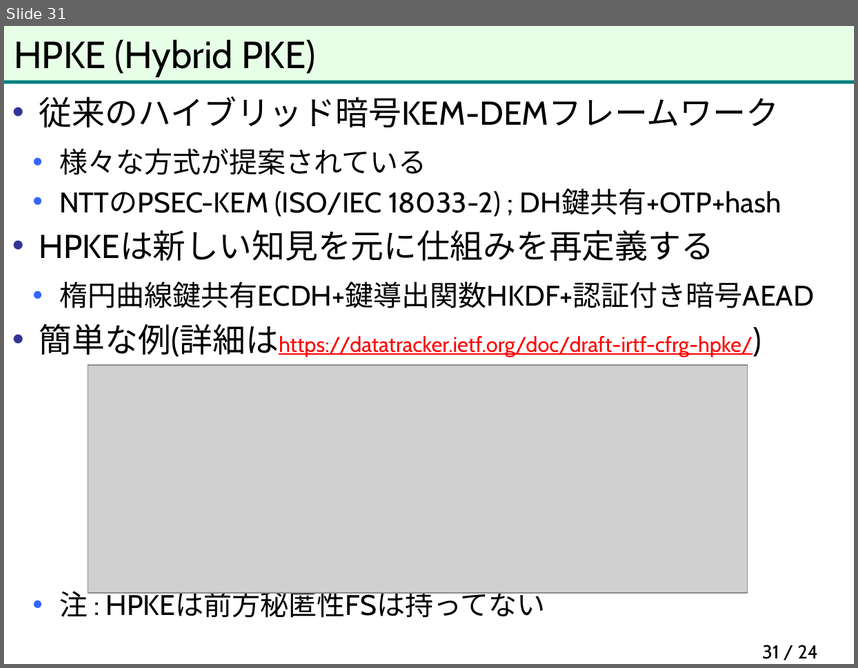
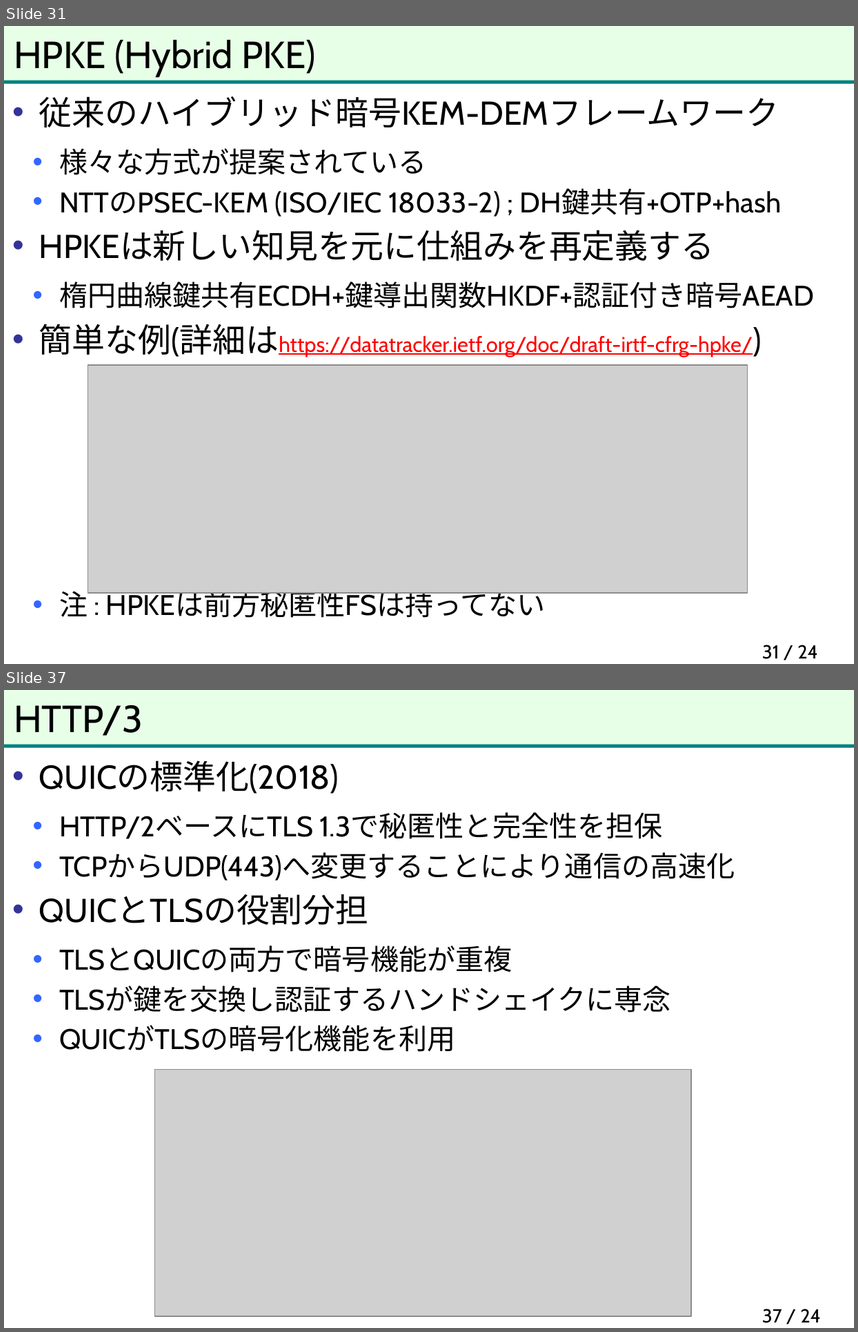
Before and after one commit to herumi/anninbon, a slide deck: lec/anninbon9.pptx. Shown one above the other, each under a label of ours: slide 31 before the commit, slides 31 and 37 after it; the slides between them are not shown. The pictures are 858x668 and 858x1332 pixels, drawn with LibreOffice and Linux fonts; fonts in the diff are those of the drawing; grey boxes stand for pictures; background and template pictures are left out. Boxes give left, top, right and bottom in pixels: in the first picture for what was removed or moved away, otherwise in the second. Text is boxed around its words. In the diff, an @@ line names an element or a change of style, - is before the commit and + after.

```diff
--- a/lec/anninbon9.pptx
+++ b/lec/anninbon9.pptx
@@ slide 37 added at [4,690,854,1328], background #FFFFFF; not listed: 2 template elements that a slide beside it also shows @@
@@ title added at [14,705,143,736], 32 pt, text #000000 @@
+HTTP/3
@@ text added at [39,760,735,1052], 24 pt, text #000000 @@
+• QUICの標準化(2018)
+  • HTTP/2ベースにTLS 1.3で秘匿性と完全性を担保
+  • TCPからUDP(443)へ変更することにより通信の高速化
+• QUICとTLSの役割分担
+  • TLSとQUICの両方で暗号機能が重複
+  • TLSが鍵を交換し認証するハンドシェイクに専念
+  • QUICがTLSの暗号化機能を利用
@@ picture added at [154,1069,691,1316] @@
@@ page number added at [762,1308,821,1323], 16 pt, text #000000 @@
+37 / 24
```
Also in this commit, not shown: 12 other slides added.
